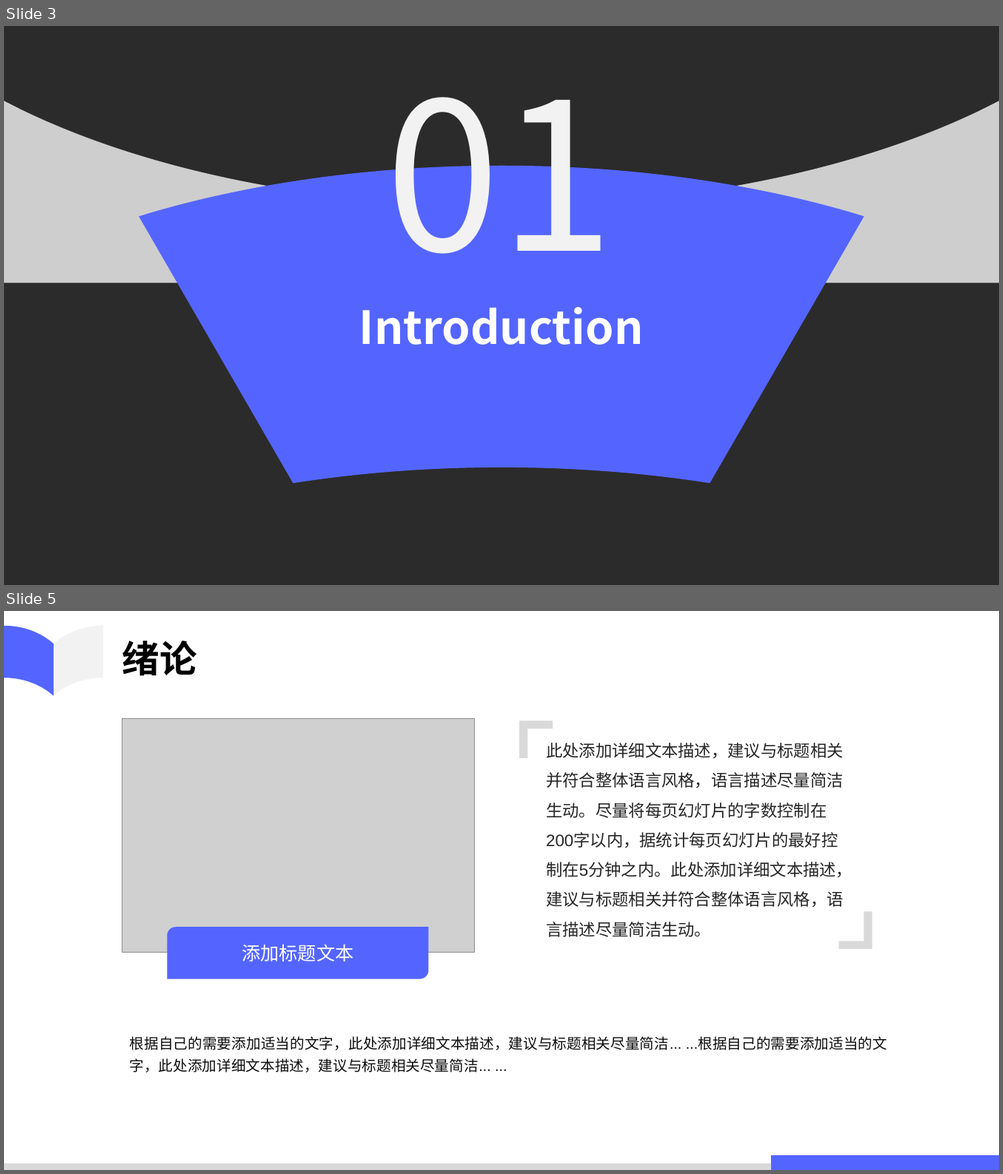
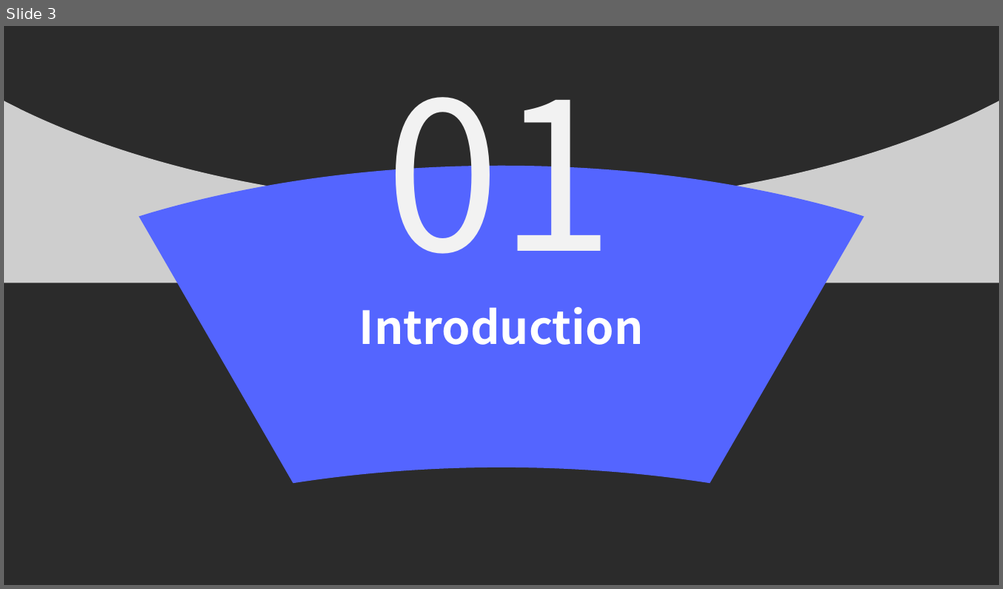
Before and after one commit to ahulh-acmlab/group_report, a slide deck: 2021-4-21/EfficientNetV2.pptx. Shown one above the other, each under a label of ours: slides 3 and 5 before the commit, slide 3 after it; the slides between them are not shown. The pictures are 1003x1174 and 1003x589 pixels, drawn with LibreOffice and Linux fonts; fonts in the diff are those of the drawing; grey boxes stand for pictures; background and template pictures are left out; a plain dark background stands for a picture behind light text. Boxes give left, top, right and bottom in pixels: in the first picture for what was removed or moved away, otherwise in the second. Text is boxed around its words. In the diff, an @@ line names an element or a change of style, - is before the commit and + after.

```diff
--- a/2021-4-21/EfficientNetV2.pptx
+++ b/2021-4-21/EfficientNetV2.pptx
@@ slide 5 removed at bbox=[4, 611, 999, 1170], background #FFFFFF @@
@@ freeform shape removed at bbox=[4, 626, 54, 696] @@
@@ freeform shape removed at bbox=[54, 626, 102, 696] @@
@@ text removed at bbox=[122, 641, 197, 676] @@
-绪论
@@ picture removed at bbox=[122, 718, 474, 953] @@
@@ corner removed at bbox=[519, 721, 553, 758] @@
@@ text removed at bbox=[546, 743, 852, 937] @@
-此处添加详细文本描述，建议与标题相关并符合整体语言风格，语言描述尽量简洁生动。尽量将每页幻灯片的字数控制在200字以内，据统计每页幻灯片的最好控制在5分钟之内。此处添加详细文本描述，建议与标题相关并符合整体语言风格，语言描述尽量简洁生动。
@@ corner removed at bbox=[839, 912, 872, 949] @@
@@ round diag rect removed at bbox=[168, 927, 429, 980] @@
-添加标题文本
@@ text removed at bbox=[130, 1037, 887, 1073] @@
-根据自己的需要添加适当的文字，此处添加详细文本描述，建议与标题相关尽量简洁... ...根据自己的需要添加适当的文字，此处添加详细文本描述，建议与标题相关尽量简洁... ...
@@ rectangle removed at bbox=[4, 1164, 771, 1170] @@
@@ rectangle removed at bbox=[771, 1156, 999, 1170] @@
```
Also in this commit, not shown: 5 slides changed, 12 slides added, 21 other slides removed, 2 other files.
